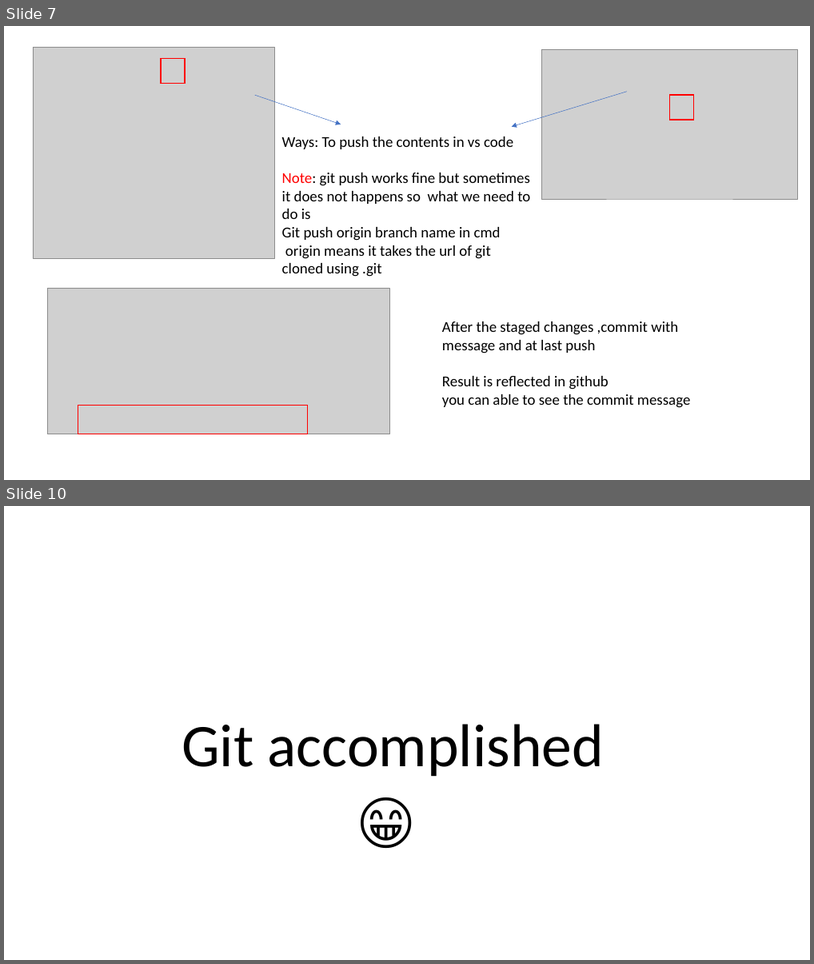
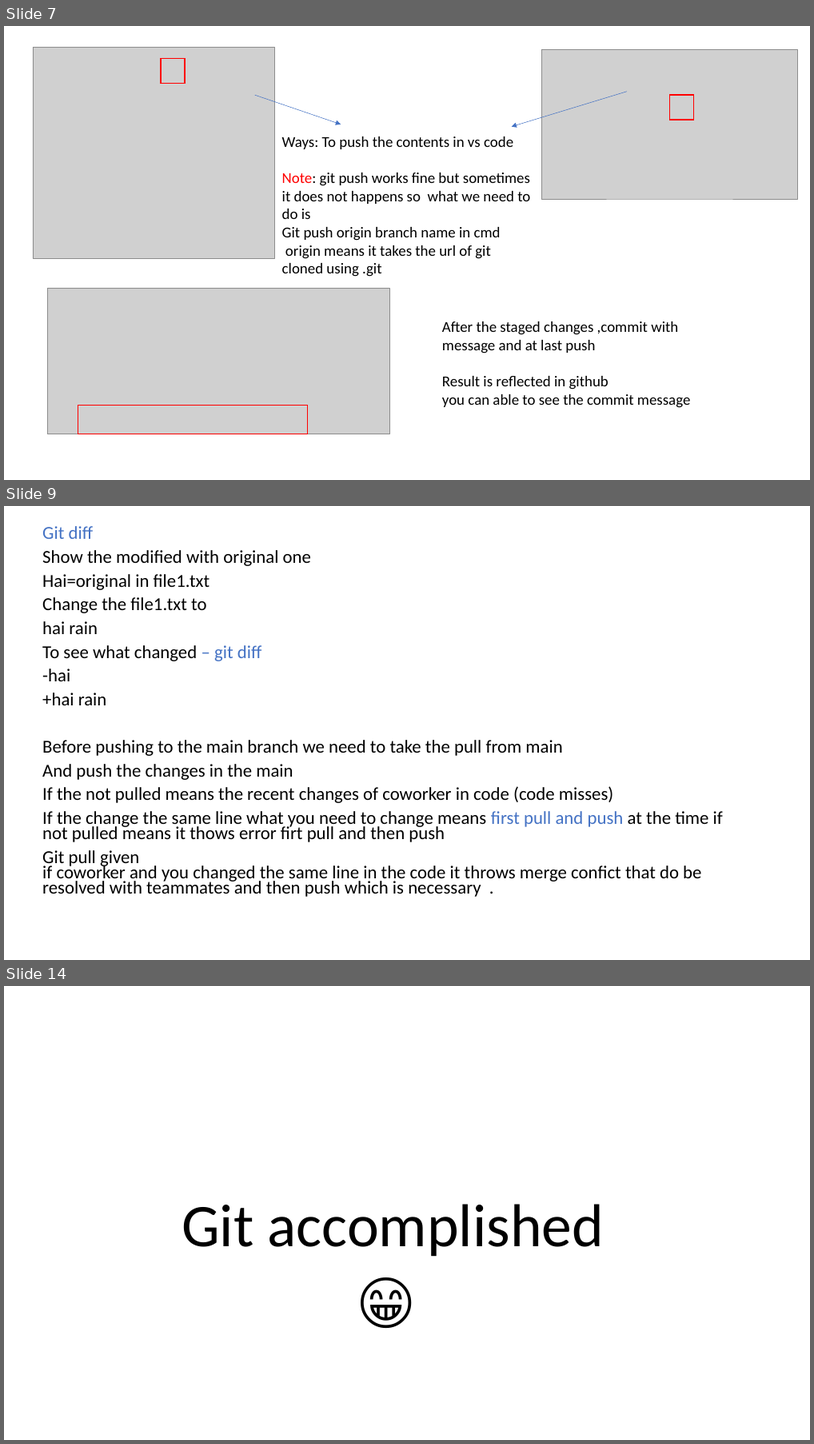
Before and after one commit to kselvan73/Gravity_seizer, a slide deck: Home_done_works/Documents/pptformats/LearningOfGit.pptx. Shown one above the other, each under a label of ours: slides 7 and 10 before the commit, slides 7, 9 and 14 after it; the slides between them are not shown. The pictures are 814x964 and 814x1444 pixels, drawn with LibreOffice and Linux fonts; fonts in the diff are those of the drawing; grey boxes stand for pictures. Boxes give left, top, right and bottom in pixels: in the first picture for what was removed or moved away, otherwise in the second. Text is boxed around its words. In the diff, an @@ line names an element or a change of style, - is before the commit and + after.

```diff
--- a/Home_done_works/Documents/pptformats/LearningOfGit.pptx
+++ b/Home_done_works/Documents/pptformats/LearningOfGit.pptx
@@ slide 9 added at (x1=4, y1=506, x2=810, y2=960), background #FFFFFF @@
@@ text added at (x1=42, y1=526, x2=723, y2=896), 21.7 pt, text #000000 @@
+Git diff
+Show the modified with original one
+Hai=original in file1.txt
+Change the file1.txt to
+hai rain
+To see what changed – git diff
+-hai
++hai rain
+Before pushing to the main branch we need to take the pull from main
+And push the changes in the main
+If the not pulled means the recent changes of coworker in code (code misses)
+If the change the same line what you need to change means first pull and push at the time if not pulled means it thows error firt pull and then push
+Git pull given
+if coworker and you changed the same line in the code it throws merge confict that do be resolved with teammates and then push which is necessary .
@@ what was slide 10 is now slide 14 @@
```
Also in this commit, not shown: 1 slide changed, 3 other slides added.
